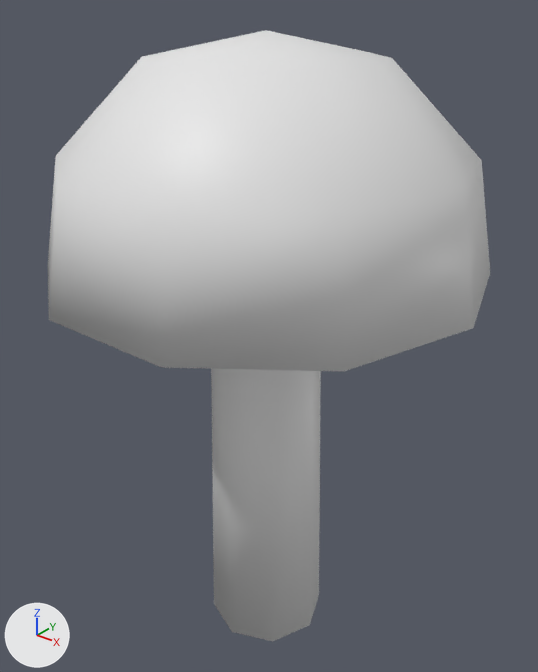
A saved change to the glTF model assets/models/objects/glowcap_plant_v0.glb.
Rendered twice from a 50 mm lens placed at (0.199, -0.246, 0.319), pointed at (-0.003, 0.006, 0.163). Lighting does not change. The marker at lower left points along +X, +Y and +Z. The picture after the commit comes second.

The scene before the commit, as lines of its bpy script (objects in view):
```python
me_glowcap_plant_v0 = bpy.data.meshes.new('glowcap_plant_v0')
me_glowcap_plant_v0.from_pydata(...)  # 48 vertices, 88 faces; spans x -0.1..0.1, y -0.095..0.095, z 0.0..0.299
# faces by material slot: [30, 58]
me_glowcap_plant_v0.materials.append(mat_prop_plain)
me_glowcap_plant_v0.materials.append(mat_prop_glowcap_glow)
ob_glowcap_plant_v0 = bpy.data.objects.new('glowcap_plant_v0', me_glowcap_plant_v0)
ob_glowcap_plant_v0.location = (0.0, 0.0, 0.0)
```
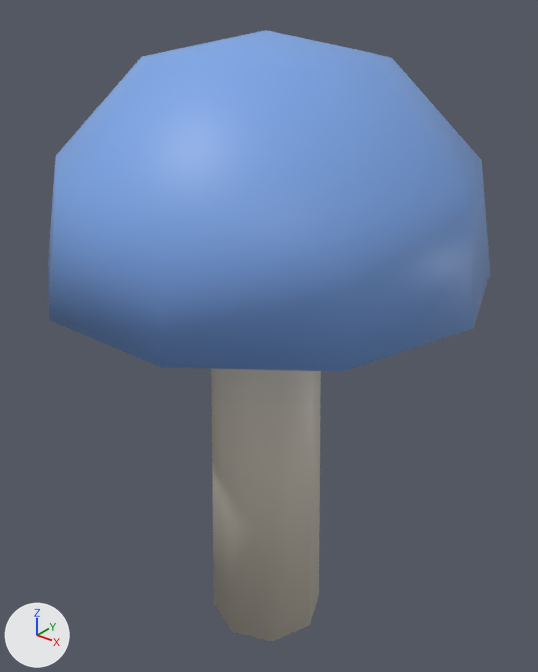
The change, as a diff of the scene's bpy script:
```diff
--- a/assets/models/objects/glowcap_plant_v0.glb.py
+++ b/assets/models/objects/glowcap_plant_v0.glb.py
@@ me_glowcap_plant_v0 @@
 me_glowcap_plant_v0.from_pydata(...)  # 48 vertices, 88 faces; spans x -0.1..0.1, y -0.095..0.095, z 0.0..0.299
 # used by ob_glowcap_plant_v0; location = (0.0, 0.0, 0.0)
+# me_glowcap_plant_v0 part 1: 58 faces centred in x -0.09..0.09, y -0.092..0.092, z 0.199..0.293 are repainted in the vertex colours; the middle colour goes from white #ffffff to blue #8ab8ff
+# me_glowcap_plant_v0 part 2: 30 faces centred in x -0.025..0.025, y -0.025..0.025, z 0.0..0.213 are repainted in the vertex colours; the middle colour goes from white #ffffff to pale yellow #e8e0d0
 me_glowcap_plant_v0.materials.append(mat_prop_plain)
```

Boxes (x1, y1, x2, y2) around the edits, measured in the pictures (538 x 672 px):
part 1 of me_glowcap_plant_v0, recoloured (white to blue): (48, 30, 490, 371) in both
part 2 of me_glowcap_plant_v0, recoloured (white to pale yellow): (211, 369, 321, 641) in both
